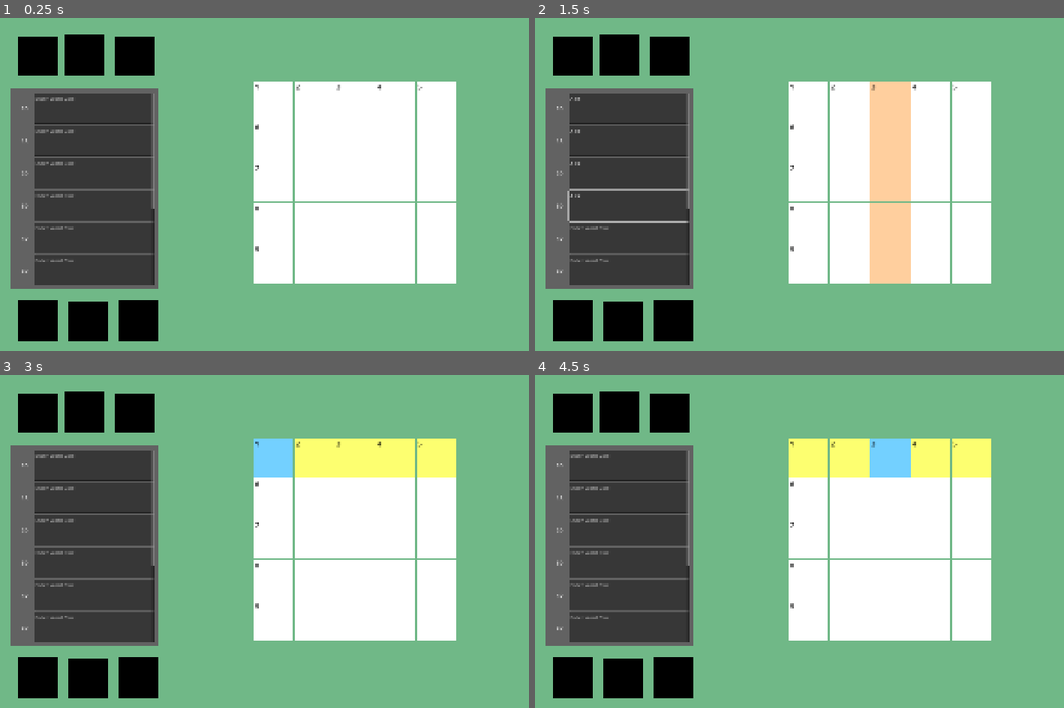
Above: before the commit, frames 1-4 (two rows, left to right).
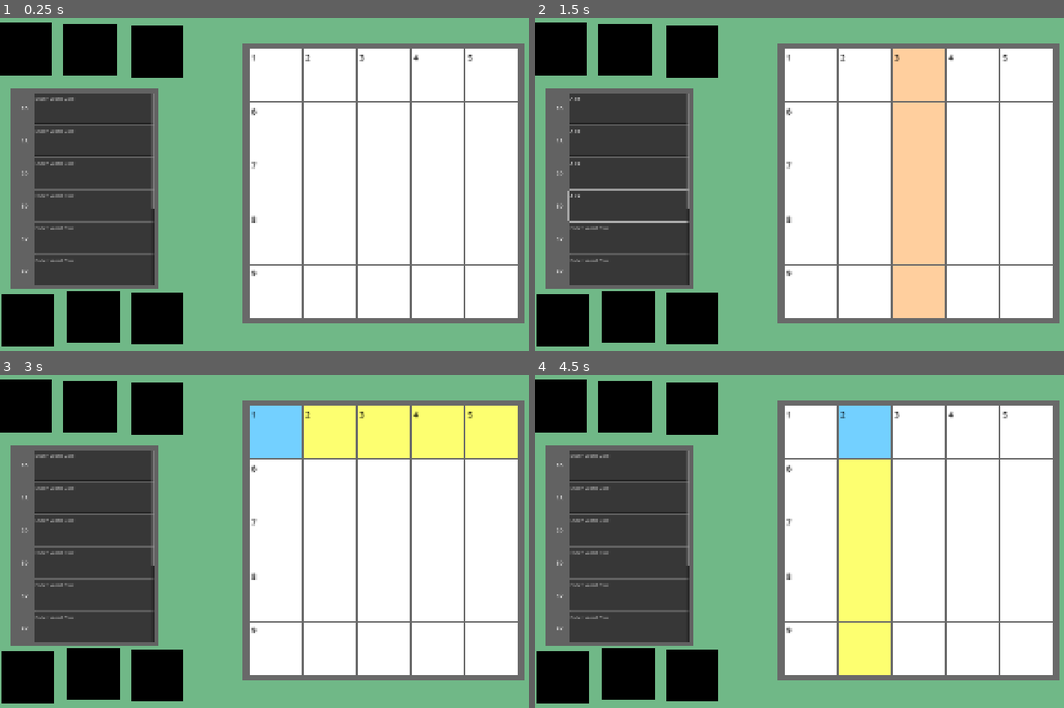
Above: after the commit, the same moments.

Repository: tagetjerngren/WordCrossing
Game: Godot game, scene res://Scenes/level.tscn
Same seed, same stepped clock (60 frames per second), same inputs: the game is played once before the commit and once after it.
Inputs (mouse positions are in pixels of both pictures, inside the frame that each line leads up to):
- Up to frame 1 (0.25 s): no input
- Up to frame 2 (1.5 s): click (630, 107) at 0.52 s; type "Alex" at 0.6 s; click (630, 141) at 0.75 s; type "Alex" at 0.83 s; click (630, 174) at 0.98 s; type "Alex" at 1.07 s; click (630, 204) at 1.27 s; type "Alex" at 1.35 s
- Up to frame 3 (3 s): click (95, 594) at 1.5 s; type "Alex" at 1.58 s; click (95, 628) at 1.73 s; type "Alex" at 1.82 s; click (95, 661) at 2.02 s; type "Alex" at 2.1 s; click (95, 691) at 2.25 s; type "Alex" at 2.33 s; tap Enter at 2.75 s; move the mouse to (275, 458) at 2.77 s; click (275, 458) at 2.92 s
- Up to frame 4 (4.5 s): tap Space at 3.5 s; move the mouse to (847, 458) at 3.52 s; click (847, 458) at 3.67 s; tap Enter at 4.25 s; move the mouse to (889, 458) at 4.27 s; click (889, 458) at 4.42 s

The runs differ from the first frame. In frame 1, 29% of the frame differs, in the area x 0-100%, y 1-99%; in frame 2, 35%; in frame 3, 31%; in frame 4, 37%.

Commit message:
Feat: Grid resizes to fit within the grid background

Diff:
--- a/Scenes/block_tile.tscn
+++ b/Scenes/block_tile.tscn
@@ -3,20 +3,19 @@
 [ext_resource type="Script" uid="uid://dv74tt2arx8b4" path="res://Scripts/block_tile.gd" id="1_xv6c8"]
 
 [sub_resource type="RectangleShape2D" id="RectangleShape2D_20e5e"]
-size = Vector2(128, 128)
+size = Vector2(100, 100)
 
 [node name="BlockTile" type="Area2D" unique_id=874212332]
 script = ExtResource("1_xv6c8")
 
 [node name="CollisionShape2D" type="CollisionShape2D" parent="." unique_id=137039080]
-position = Vector2(-0.5, 0)
 shape = SubResource("RectangleShape2D_20e5e")
 
 [node name="TileBackground" type="ColorRect" parent="." unique_id=1260230353]
-offset_left = -64.0
-offset_top = -64.0
-offset_right = 64.0
-offset_bottom = 64.0
+offset_left = -50.0
+offset_top = -50.0
+offset_right = 50.0
+offset_bottom = 50.0
 mouse_filter = 2
 color = Color(0, 0, 0, 1)
 
--- a/Scenes/grid.tscn
+++ b/Scenes/grid.tscn
@@ -2,25 +2,40 @@
 
 [ext_resource type="Script" uid="uid://cxqoigebauubm" path="res://Scripts/grid.gd" id="1_ebq2e"]
 
-[node name="Grid" type="Node2D" unique_id=1413559531]
+[node name="Grid" type="Control" unique_id=48706003]
+layout_mode = 3
+anchors_preset = 0
+offset_left = 778.0
+offset_top = 90.0
+offset_right = 778.0
+offset_bottom = 90.0
 script = ExtResource("1_ebq2e")
+
+[node name="GridBackground" type="ColorRect" parent="." unique_id=1042894273]
+layout_mode = 0
+offset_right = 900.0
+offset_bottom = 900.0
+mouse_filter = 2
+color = Color(0.41215247, 0.41215247, 0.41215247, 1)
 
 [node name="NotWordWarning" type="Label" parent="." unique_id=1732586615]
 visible = false
-offset_left = -167.0
-offset_top = -484.0
-offset_right = 162.0
-offset_bottom = -426.0
+layout_mode = 0
+offset_left = 288.0
+offset_top = -73.0
+offset_right = 617.0
+offset_bottom = -15.0
 theme_override_colors/font_color = Color(1, 0, 0, 1)
 theme_override_font_sizes/font_size = 42
 text = "Not In Word List"
 
 [node name="WinMessage" type="Label" parent="." unique_id=140938105]
 visible = false
-offset_left = -167.0
-offset_top = -484.0
-offset_right = 162.0
-offset_bottom = -426.0
+layout_mode = 0
+offset_left = 288.0
+offset_top = -73.0
+offset_right = 617.0
+offset_bottom = -15.0
 theme_override_colors/font_color = Color(0.0333333, 1, 0, 1)
 theme_override_font_sizes/font_size = 42
 text = "Valid Solution!"
--- a/Scenes/level.tscn
+++ b/Scenes/level.tscn
@@ -13,24 +13,23 @@
 color = Color(0.4392, 0.72, 0.52812004, 1)
 
 [node name="Grid" parent="." unique_id=1413559531 instance=ExtResource("1_k5f4k")]
-position = Vector2(1200, 600)
 
 [node name="Hint" parent="." unique_id=221862569 instance=ExtResource("2_6phgx")]
 
 [node name="BlockTile" parent="." unique_id=874212332 instance=ExtResource("3_6phgx")]
-position = Vector2(283, 983)
+position = Vector2(299, 970)
 
 [node name="BlockTile2" parent="." unique_id=233604654 instance=ExtResource("3_6phgx")]
-position = Vector2(119, 980)
+position = Vector2(90, 980)
 
 [node name="BlockTile3" parent="." unique_id=706124688 instance=ExtResource("3_6phgx")]
-position = Vector2(442, 980)
+position = Vector2(505, 972)
 
 [node name="BlockTile4" parent="." unique_id=1845545464 instance=ExtResource("3_6phgx")]
-position = Vector2(432, 132)
+position = Vector2(503, 116)
 
 [node name="BlockTile5" parent="." unique_id=1295049684 instance=ExtResource("3_6phgx")]
-position = Vector2(269, 129)
+position = Vector2(288, 111)
 
 [node name="BlockTile6" parent="." unique_id=1332539876 instance=ExtResource("3_6phgx")]
-position = Vector2(120, 132)
+position = Vector2(81, 109)
--- a/Scenes/tile.tscn
+++ b/Scenes/tile.tscn
@@ -3,28 +3,27 @@
 [ext_resource type="Script" uid="uid://cwfpwuoix4n62" path="res://Scripts/tile.gd" id="1_vx4y2"]
 
 [sub_resource type="RectangleShape2D" id="RectangleShape2D_fpc0v"]
-size = Vector2(128, 128)
+size = Vector2(100, 100)
 
 [node name="Tile" type="Area2D" unique_id=421045512]
 script = ExtResource("1_vx4y2")
 
 [node name="CollisionShape2D" type="CollisionShape2D" parent="." unique_id=1004172018]
-position = Vector2(-0.5, 0)
 shape = SubResource("RectangleShape2D_fpc0v")
 
 [node name="TileBackground" type="ColorRect" parent="." unique_id=1360399491]
-offset_left = -64.0
-offset_top = -64.0
-offset_right = 64.0
-offset_bottom = 64.0
+offset_left = -50.0
+offset_top = -50.0
+offset_right = 50.0
+offset_bottom = 50.0
 mouse_filter = 2
 
 [node name="InvalidWordWarning" type="ColorRect" parent="." unique_id=1038738446]
 visible = false
-offset_left = -38.0
-offset_top = -48.000004
-offset_right = 90.0
-offset_bottom = -28.000004
+offset_left = -31.000004
+offset_top = -38.0
+offset_right = 69.0
+offset_bottom = -18.0
 rotation = 0.71585333
 mouse_filter = 2
 color = Color(1, 0, 0, 1)
@@ -35,17 +34,17 @@
 offset_right = 63.0
 offset_bottom = 64.0
 theme_override_colors/font_color = Color(0, 0, 0, 1)
-theme_override_font_sizes/font_size = 92
+theme_override_font_sizes/font_size = 67
 horizontal_alignment = 1
 vertical_alignment = 1
 
 [node name="WordNumber" type="Label" parent="." unique_id=1602217114]
-offset_left = -61.0
-offset_top = -61.0
-offset_right = -43.0
-offset_bottom = -30.0
+offset_left = -50.0
+offset_top = -50.0
+offset_right = -32.0
+offset_bottom = -19.0
 theme_override_colors/font_color = Color(0, 0, 0, 1)
-theme_override_font_sizes/font_size = 22
+theme_override_font_sizes/font_size = 16
 horizontal_alignment = 1
 vertical_alignment = 1
 
--- a/Scripts/block_tile.gd
+++ b/Scripts/block_tile.gd
@@ -1,3 +1,5 @@
+class_name BlockTile
+
 extends Area2D
 
 
--- a/Scripts/grid.gd
+++ b/Scripts/grid.gd
@@ -1,17 +1,18 @@
-extends Node2D
+extends Control
 
 const TILE = preload("res://Scenes/tile.tscn")
 var Tiles = []
 
 var bFocused : bool = false
 
-const TILE_WIDTH : int = 128
-const TILE_HEIGHT : int = 128
-const TILE_GAP : int = 2
+var TILE_WIDTH : int = 128
+var TILE_HEIGHT : int = 128
+const TILE_GAP : int = 5
 const GRID_WIDTH : int = 5
 const GRID_HEIGHT : int = 5
-const TOTAL_GRID_WIDTH : int = GRID_WIDTH * (TILE_WIDTH + TILE_GAP)
-const TOTAL_GRID_HEIGHT : int = GRID_HEIGHT * (TILE_HEIGHT + TILE_GAP)
+const GRID_PADDING : int = 20
+@onready var TOTAL_GRID_WIDTH : int = $GridBackground.size.x
+@onready var TOTAL_GRID_HEIGHT : int = $GridBackground.size.y
 const TILE_COUNT : int = GRID_WIDTH * GRID_HEIGHT
 
 var ActiveIndex : int = 0
@@ -45,12 +46,7 @@
 			break
 		Tiles[i].SetInvalidWord(Invalid)
 
-#Change the principile to be grow down, then grow up, stop at blocks
 func SetColumnState(State):
-	#var Column = ActiveIndex % GRID_HEIGHT
-	#for i in range(Column, TILE_COUNT, GRID_WIDTH):
-		#Tiles[i].SetState(State)
-	#var Column = ActiveIndex % GRID_HEIGHT
 	# Grow Down
 	for i in range(ActiveIndex, TILE_COUNT, GRID_WIDTH):
 		if Tiles[i].GetBlocked():
@@ -100,8 +96,7 @@
 			CurrentHighlight = Constants.Highlight.RowActive
 	SetActive(Index)
 
-# Split this into functions that work on click and on type
-# And one that just deals with updating the proper data
+
 func SetActive(Index):
 	# Deactive the old selected tile
 	Tiles[ActiveIndex].SetState(Constants.TileState.Inactive)
@@ -120,16 +115,8 @@
 
 	# Highlight the new selected row or column
 	if CurrentHighlight == Constants.Highlight.RowActive:
-		#var Row = ActiveIndex / GRID_HEIGHT
-		##print(Row)
-		#for i in range(Row * GRID_WIDTH, Row * GRID_WIDTH + GRID_WIDTH):
-			#Tiles[i].SetState(Constants.TileState.WordActive)
 		SetRowState(Constants.TileState.WordActive)
 	elif CurrentHighlight == Constants.Highlight.ColumnActive:
-		#var Column = ActiveIndex % GRID_HEIGHT
-		##print(Column)
-		#for i in range(Column, TILE_COUNT, GRID_WIDTH):
-			#Tiles[i].SetState(Constants.TileState.WordActive)
 		SetColumnState(Constants.TileState.WordActive)
 
 	Tiles[ActiveIndex].SetState(Constants.TileState.TileActive)
@@ -154,11 +141,25 @@
 		CurrentHighlight = Constants.Highlight.ColumnActive
 
 func SpawnGrid():
+	TILE_WIDTH = (TOTAL_GRID_WIDTH - 2 * GRID_PADDING - (GRID_WIDTH - 1) * TILE_GAP) / GRID_WIDTH
+	TILE_HEIGHT = (TOTAL_GRID_HEIGHT - 2 * GRID_PADDING - (GRID_HEIGHT - 1) * TILE_GAP) / GRID_HEIGHT
+
+	# Get all the block tiles and scale them based on the current size of the tiles in the grid
+	for child in get_parent().get_children():
+		if child is BlockTile:
+			child.scale.x *= TILE_WIDTH / 100.0
+			child.scale.y *= TILE_HEIGHT / 100.0
+
 	for i in range(TILE_COUNT):
-		var new_tile = TILE.instantiate()
+		var new_tile : Tile = TILE.instantiate()
 		add_child(new_tile)
-		new_tile.position.x += (i % GRID_WIDTH) * (TILE_WIDTH + TILE_GAP) - TOTAL_GRID_WIDTH / 2
-		new_tile.position.y += (i / GRID_HEIGHT) * (TILE_HEIGHT + TILE_GAP) - TOTAL_GRID_HEIGHT / 2
+
+		# This is probably not the nicest thing, I believe that this is what results in the pixelly look of the text on the tiles. Works for now
+		new_tile.scale.x *= TILE_WIDTH / 100.0
+		new_tile.scale.y *= TILE_HEIGHT / 100.0
+
+		new_tile.position.x = $GridBackground.position.x + GRID_PADDING + (i % GRID_WIDTH) * (TILE_WIDTH + TILE_GAP) + TILE_WIDTH / 2.0
+		new_tile.position.y = $GridBackground.position.y + GRID_PADDING + int(i / float(GRID_HEIGHT)) * (TILE_HEIGHT + TILE_GAP) + TILE_HEIGHT / 2.0
 
 		new_tile.Index = i
 		new_tile.Owner = self
@@ -232,8 +233,6 @@
 
 var WordList : PackedStringArray
 
-var WordMap : Dictionary[String, bool]
-
 # Called when the node enters the scene tree for the first time.
 func _ready() -> void:
 	SpawnGrid()
@@ -247,10 +246,6 @@
 	for i in range(WordList.size()):
 		WordList[i] = WordList[i].to_lower()
 
-	#WordMap.set(WordList, true)
-	#print(WordList)
-	#print(WordList.has("war"))
-	#print("dfsdf" in content)
 
 func SetHintList():
 	$"../Hint".PopulateHintList(HintTitles)
@@ -376,31 +371,13 @@
 					PrevTile -= GRID_WIDTH
 			SetActive(PrevTile)
 			Tiles[ActiveIndex].SetCharacter("")
-			if EvaluatePuzzle():
-					print("Puzzle Done!")
-		# TODO: Evaluate if a word is finished check it against the word list, and if not mark it somehow
-		# TODO: If whole puzzle is finished with acceptable words then finish game
+			EvaluatePuzzle()
 		if 65 <= label and label <= 90:
-			#ShowWordWarning(false)
 			var NextTile = ActiveIndex
 			if CurrentHighlight == Constants.Highlight.RowActive or CurrentHighlight == Constants.Highlight.ColumnActive:
 				Tiles[ActiveIndex].SetCharacter(OS.get_keycode_string(label))
 
-				if EvaluatePuzzle():
-					print("Puzzle Done!")
-				#if CurrentHighlight == Constants.Highlight.RowActive:
-					#var Res = EvaluateRow(ActiveIndex)
-					#if Res[0]:
-						#if not (Res[1].to_lower() in WordList):
-							#ShowWordWarning(true)
-				#
-				#if CurrentHighlight == Constants.Highlight.ColumnActive:
-					#var Res = EvaluateColumn(ActiveIndex)
-					#if Res[0]:
-						#if not (Res[1].to_lower() in WordList):
-							#ShowWordWarning(true)
-						#else:
-							#print("True!")
+				EvaluatePuzzle()
 
 				# Move to next tile
 				if CurrentHighlight == Constants.Highlight.RowActive:
@@ -416,8 +393,10 @@
 			SetActive(NextTile)
 
 	if event is InputEventMouseButton and event.is_pressed() and event.button_index == MOUSE_BUTTON_LEFT:
-		var Min = position - Vector2(TOTAL_GRID_WIDTH / 2 + (TILE_WIDTH/2), TOTAL_GRID_HEIGHT / 2 + (TILE_WIDTH/2))
-		var Max = position + Vector2(TOTAL_GRID_WIDTH / 2 - (TILE_HEIGHT/2), TOTAL_GRID_HEIGHT / 2 - (TILE_HEIGHT/2))
+		var Min = position
+		var Max = position + $GridBackground.size
+		#var Min = position - Vector2(TOTAL_GRID_WIDTH / 2 + (TILE_WIDTH/2), TOTAL_GRID_HEIGHT / 2 + (TILE_WIDTH/2))
+		#var Max = position + Vector2(TOTAL_GRID_WIDTH / 2 - (TILE_HEIGHT/2), TOTAL_GRID_HEIGHT / 2 - (TILE_HEIGHT/2))
 		var Mousepos = get_viewport().get_mouse_position()
 
 		var bWithinX = Min.x <= Mousepos.x and Mousepos.x <= Max.x
--- a/Scripts/tile.gd
+++ b/Scripts/tile.gd
@@ -26,7 +26,6 @@
 func _on_input_event(_viewport: Node, event: InputEvent, _shape_idx: int) -> void:
 	if event is InputEventMouseButton and event.is_pressed() and event.button_index == MOUSE_BUTTON_LEFT and not bBlocked:
 		Owner.TileClicked(Index)
-
 
 func SetWordNumber(Number : int):
 	WordNumber.text = str(Number)
@@ -66,4 +65,3 @@
 		$InvalidWordWarning.show()
 	else:
 		$InvalidWordWarning.hide()
-		#TileBackground.color = InvalidWordColor
